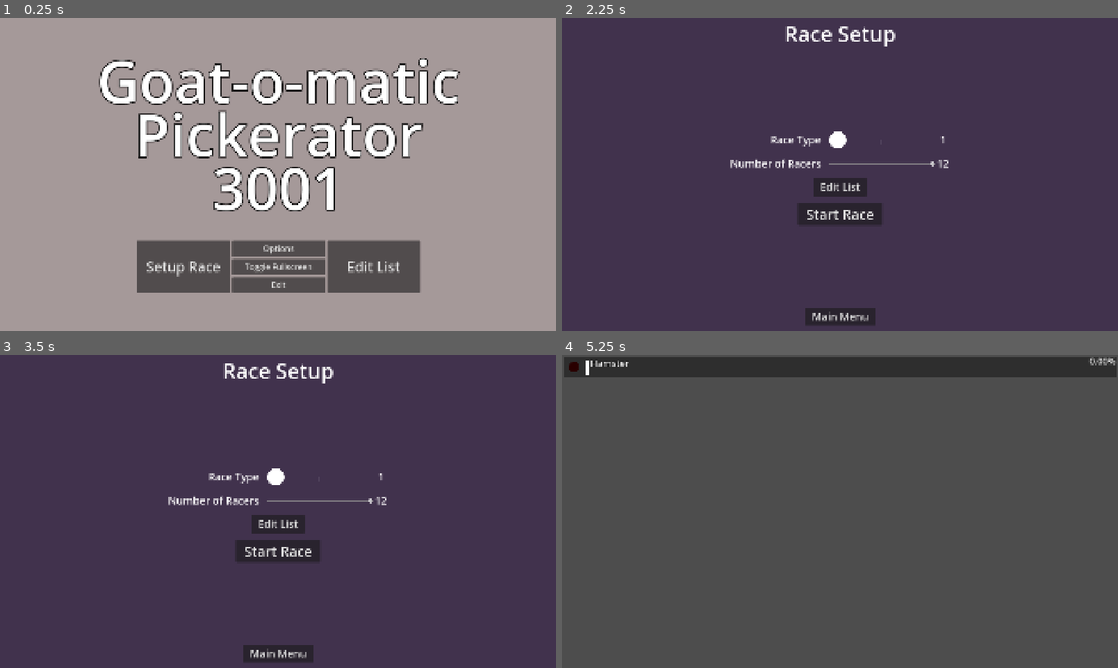
Above: before the commit, frames 1-4 (two rows, left to right).
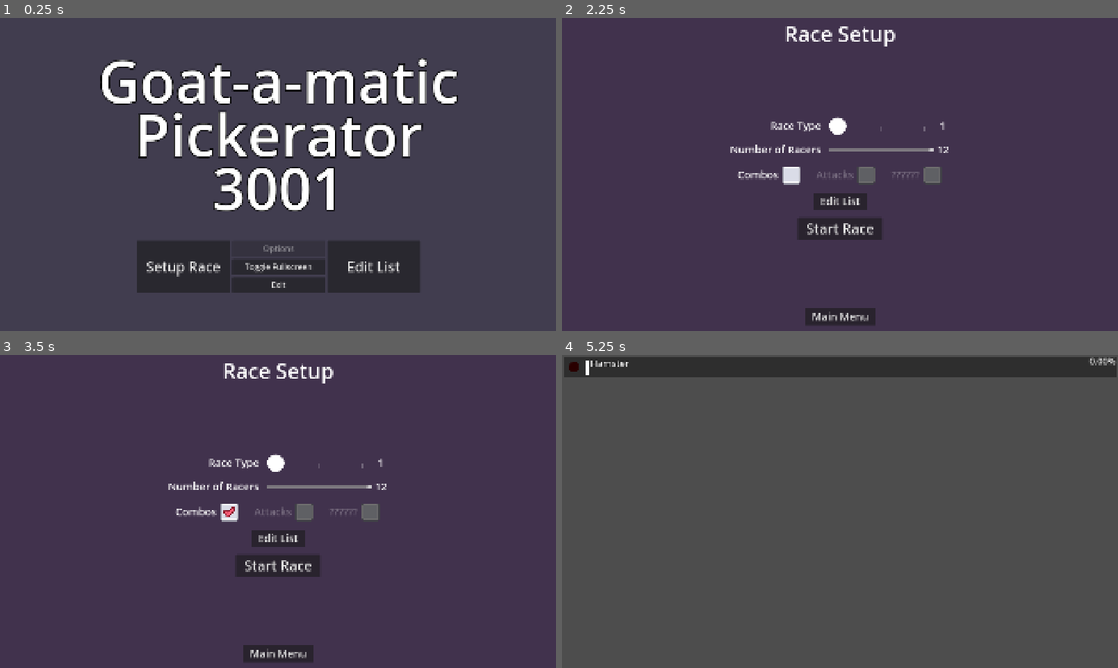
Above: after the commit, the same moments.

Repository: TheGoldenWombat/GoatPicker
Game: Godot game, scene res://hud/menu_controller.tscn
Same seed, same stepped clock (60 frames per second), same inputs: the game is played once before the commit and once after it. This scene is started directly instead of the project's main scene. Sound files missing from this copy of the repository are replaced by a short silence.
Inputs (mouse positions are in pixels of both pictures, inside the frame that each line leads up to):
- Up to frame 1 (0.25 s): no input
- Up to frame 2 (2.25 s): click "Edit List" at 0.5 s; click "DONE" at 1.25 s; click "Setup Race" at 2 s
- Up to frame 3 (3.5 s): click (227, 511) at 2.77 s
- Up to frame 4 (5.25 s): click "Main Menu" at 3.5 s; click "Setup Race" at 4.25 s; click "Start Race" at 5 s

The runs differ from the first frame. In frame 1, 92% of the frame differs, in the area x 0-100%, y 0-100%; in frame 2, 3.7%; in frame 3, 3.7%; in frame 4, nothing differs.

Commit message:
Added combo toggle in race setup menu

Diff:
--- a/hud/main_menu.tscn
+++ b/hud/main_menu.tscn
@@ -23,7 +23,7 @@
 anchor_bottom = 1.0
 grow_horizontal = 2
 grow_vertical = 2
-color = Color(0.647923, 0.598181, 0.600395, 1)
+color = Color(0.254148, 0.2387, 0.31, 1)
 
 [node name="Title" type="Label" parent="."]
 layout_mode = 1
@@ -39,7 +39,7 @@
 grow_horizontal = 2
 grow_vertical = 2
 theme = ExtResource("3_tjwcq")
-text = "Goat-o-matic
+text = "Goat-a-matic
 Pickerator
 3001"
 horizontal_alignment = 1
@@ -83,6 +83,7 @@
 layout_mode = 2
 size_flags_horizontal = 3
 size_flags_vertical = 3
+disabled = true
 text = "Options"
 
 [node name="FullscreenButton" type="Button" parent="PanelContainer/MarginContainer/ButtonGridH/ButtonGridV"]
--- a/hud/menu_controller.gd
+++ b/hud/menu_controller.gd
@@ -112,12 +112,16 @@
 	switch_to_list_editor()
 	edit_return_menu = "race_setup"
 
+
 func _on_race_setup_menu_menu_button_pressed() -> void:
 	switch_to_main_menu()
 
 
 func _on_race_setup_menu_start_race_button_pressed() -> void:
+	race_scene.number_of_racers = race_setup_menu.number_of_racers
+	race_scene.combos_enabled = race_setup_menu.combos_checkbox.button_pressed
+	race_scene.attacks_enabled = race_setup_menu.attacks_checkbox.button_pressed
+
+	var race_type: int = int(race_setup_menu.race_type_slider.value)
 	switch_to_race_scene()
-	race_scene.number_of_racers = race_setup_menu.number_of_racers
-	var race_type: int = int(race_setup_menu.race_type_slider.value)
 	race_scene.setup_race(race_type)
--- a/hud/race_scene.gd
+++ b/hud/race_scene.gd
@@ -35,6 +35,10 @@
 var choices_array: Array
 var racing: bool = false
 var medal_delay: bool = true
+
+# TOGGLES
+var combos_enabled: bool = false
+var attacks_enabled: bool = false
 
 
 ################################################################################
@@ -113,6 +117,8 @@
 			racer.roll_min = 0
 		else: #PULLBACK
 			racer.roll_min = -1
+		racer.combos_enabled = combos_enabled
+		racer.attacks_enabled = attacks_enabled
 		racer.position = Vector2(0,y_offset + padding)
 
 		racer.race_end.connect(on_race_end)
--- a/hud/race_setup_menu.gd
+++ b/hud/race_setup_menu.gd
@@ -5,6 +5,8 @@
 @export var race_mode_label: Label
 @export var num_racers_slider: Slider
 @export var num_racers_label: Label
+@export var combos_checkbox: CheckBox
+@export var attacks_checkbox: CheckBox
 
 var number_of_racers: int = 0
 
--- a/hud/race_setup_menu.tscn
+++ b/hud/race_setup_menu.tscn
@@ -1,8 +1,9 @@
-[gd_scene load_steps=8 format=3 uid="uid://c8m01tw56ovff"]
+[gd_scene load_steps=9 format=3 uid="uid://c8m01tw56ovff"]
 
 [ext_resource type="Script" uid="uid://csqklni8jcf7x" path="res://hud/race_setup_menu.gd" id="1_h0jo7"]
 [ext_resource type="Theme" uid="uid://dpa7dhnrd2tve" path="res://hud/themes/race_setup_theme.tres" id="2_1y5di"]
 [ext_resource type="Texture2D" uid="uid://c0qt68x0egtvo" path="res://circle_mask.png" id="3_t4had"]
+[ext_resource type="Theme" uid="uid://qhhw6a2nwlwb" path="res://hud/themes/checkbox.tres" id="4_3adh0"]
 
 [sub_resource type="StyleBoxFlat" id="StyleBoxFlat_1y5di"]
 bg_color = Color(0.2545, 0.195, 0.3, 1)
@@ -13,7 +14,7 @@
 
 [sub_resource type="StyleBoxEmpty" id="StyleBoxEmpty_1y5di"]
 
-[node name="RaceSetupMenu" type="Control" node_paths=PackedStringArray("race_type_slider", "race_mode_label", "num_racers_slider", "num_racers_label")]
+[node name="RaceSetupMenu" type="Control" node_paths=PackedStringArray("race_type_slider", "race_mode_label", "num_racers_slider", "num_racers_label", "combos_checkbox", "attacks_checkbox")]
 layout_mode = 3
 anchors_preset = 15
 anchor_right = 1.0
@@ -21,10 +22,12 @@
 grow_horizontal = 2
 grow_vertical = 2
 script = ExtResource("1_h0jo7")
-race_type_slider = NodePath("PanelContainer/MarginContainer/GridContainer/CenterPanel/MarginContainer/GridContainer/GridContainer/GridContainer/HBoxContainer/RaceTypeSlider")
-race_mode_label = NodePath("PanelContainer/MarginContainer/GridContainer/CenterPanel/MarginContainer/GridContainer/GridContainer/GridContainer/HBoxContainer/ModeLabel")
-num_racers_slider = NodePath("PanelContainer/MarginContainer/GridContainer/CenterPanel/MarginContainer/GridContainer/GridContainer/GridContainer/HBoxContainer2/NumRacersSlider")
-num_racers_label = NodePath("PanelContainer/MarginContainer/GridContainer/CenterPanel/MarginContainer/GridContainer/GridContainer/GridContainer/HBoxContainer2/NumRacersLabel")
+race_type_slider = NodePath("PanelContainer/MarginContainer/GridContainer/CenterPanel/MarginContainer/CenterContainer/RaceContainer/Sliders/RaceTypeSelector/RaceTypeSlider")
+race_mode_label = NodePath("PanelContainer/MarginContainer/GridContainer/CenterPanel/MarginContainer/CenterContainer/RaceContainer/Sliders/RaceTypeSelector/ModeLabel")
+num_racers_slider = NodePath("PanelContainer/MarginContainer/GridContainer/CenterPanel/MarginContainer/CenterContainer/RaceContainer/Sliders/NumRacersSelector/NumRacersSlider")
+num_racers_label = NodePath("PanelContainer/MarginContainer/GridContainer/CenterPanel/MarginContainer/CenterContainer/RaceContainer/Sliders/NumRacersSelector/NumRacersLabel")
+combos_checkbox = NodePath("PanelContainer/MarginContainer/GridContainer/CenterPanel/MarginContainer/CenterContainer/RaceContainer/Checkboxes/CombosContainer/CombosCheckbox")
+attacks_checkbox = NodePath("PanelContainer/MarginContainer/GridContainer/CenterPanel/MarginContainer/CenterContainer/RaceContainer/Checkboxes/AttacksContainer/AttacksCheckbox")
 
 [node name="PanelContainer" type="PanelContainer" parent="."]
 layout_mode = 1
@@ -38,9 +41,8 @@
 [node name="MarginContainer" type="MarginContainer" parent="PanelContainer"]
 layout_mode = 2
 
-[node name="GridContainer" type="GridContainer" parent="PanelContainer/MarginContainer"]
-layout_mode = 2
-columns = 3
+[node name="GridContainer" type="HBoxContainer" parent="PanelContainer/MarginContainer"]
+layout_mode = 2
 
 [node name="LeftPanel" type="PanelContainer" parent="PanelContainer/MarginContainer/GridContainer"]
 layout_mode = 2
@@ -62,37 +64,37 @@
 theme_override_constants/margin_right = 20
 theme_override_constants/margin_bottom = 20
 
-[node name="GridContainer" type="GridContainer" parent="PanelContainer/MarginContainer/GridContainer/CenterPanel/MarginContainer"]
-layout_mode = 2
-
-[node name="Title" type="Label" parent="PanelContainer/MarginContainer/GridContainer/CenterPanel/MarginContainer/GridContainer"]
+[node name="CenterContainer" type="VBoxContainer" parent="PanelContainer/MarginContainer/GridContainer/CenterPanel/MarginContainer"]
+layout_mode = 2
+
+[node name="Title" type="Label" parent="PanelContainer/MarginContainer/GridContainer/CenterPanel/MarginContainer/CenterContainer"]
 layout_mode = 2
 size_flags_horizontal = 3
 theme_override_font_sizes/font_size = 72
 text = "Race Setup"
 horizontal_alignment = 1
 
-[node name="GridContainer" type="GridContainer" parent="PanelContainer/MarginContainer/GridContainer/CenterPanel/MarginContainer/GridContainer"]
+[node name="RaceContainer" type="GridContainer" parent="PanelContainer/MarginContainer/GridContainer/CenterPanel/MarginContainer/CenterContainer"]
 layout_mode = 2
 size_flags_horizontal = 3
 size_flags_vertical = 6
 
-[node name="GridContainer" type="GridContainer" parent="PanelContainer/MarginContainer/GridContainer/CenterPanel/MarginContainer/GridContainer/GridContainer"]
+[node name="Sliders" type="GridContainer" parent="PanelContainer/MarginContainer/GridContainer/CenterPanel/MarginContainer/CenterContainer/RaceContainer"]
 layout_mode = 2
 size_flags_horizontal = 3
 size_flags_vertical = 3
 columns = 2
 
-[node name="RaceTypeLabel" type="Label" parent="PanelContainer/MarginContainer/GridContainer/CenterPanel/MarginContainer/GridContainer/GridContainer/GridContainer"]
+[node name="RaceTypeLabel" type="Label" parent="PanelContainer/MarginContainer/GridContainer/CenterPanel/MarginContainer/CenterContainer/RaceContainer/Sliders"]
 layout_mode = 2
 text = "Race Type"
 horizontal_alignment = 2
 
-[node name="HBoxContainer" type="HBoxContainer" parent="PanelContainer/MarginContainer/GridContainer/CenterPanel/MarginContainer/GridContainer/GridContainer/GridContainer"]
-layout_mode = 2
-size_flags_horizontal = 3
-
-[node name="RaceTypeSlider" type="HSlider" parent="PanelContainer/MarginContainer/GridContainer/CenterPanel/MarginContainer/GridContainer/GridContainer/GridContainer/HBoxContainer"]
+[node name="RaceTypeSelector" type="HBoxContainer" parent="PanelContainer/MarginContainer/GridContainer/CenterPanel/MarginContainer/CenterContainer/RaceContainer/Sliders"]
+layout_mode = 2
+size_flags_horizontal = 3
+
+[node name="RaceTypeSlider" type="HSlider" parent="PanelContainer/MarginContainer/GridContainer/CenterPanel/MarginContainer/CenterContainer/RaceContainer/Sliders/RaceTypeSelector"]
 layout_mode = 2
 size_flags_horizontal = 3
 size_flags_vertical = 4
@@ -105,22 +107,22 @@
 tick_count = 3
 ticks_on_borders = true
 
-[node name="ModeLabel" type="Label" parent="PanelContainer/MarginContainer/GridContainer/CenterPanel/MarginContainer/GridContainer/GridContainer/GridContainer/HBoxContainer"]
+[node name="ModeLabel" type="Label" parent="PanelContainer/MarginContainer/GridContainer/CenterPanel/MarginContainer/CenterContainer/RaceContainer/Sliders/RaceTypeSelector"]
 custom_minimum_size = Vector2(50, 0)
 layout_mode = 2
 text = "1"
 horizontal_alignment = 1
 
-[node name="NumRacersLabel" type="Label" parent="PanelContainer/MarginContainer/GridContainer/CenterPanel/MarginContainer/GridContainer/GridContainer/GridContainer"]
+[node name="NumRacersLabel" type="Label" parent="PanelContainer/MarginContainer/GridContainer/CenterPanel/MarginContainer/CenterContainer/RaceContainer/Sliders"]
 layout_mode = 2
 text = "Number of Racers"
 horizontal_alignment = 2
 
-[node name="HBoxContainer2" type="HBoxContainer" parent="PanelContainer/MarginContainer/GridContainer/CenterPanel/MarginContainer/GridContainer/GridContainer/GridContainer"]
-layout_mode = 2
-size_flags_horizontal = 3
-
-[node name="NumRacersSlider" type="HSlider" parent="PanelContainer/MarginContainer/GridContainer/CenterPanel/MarginContainer/GridContainer/GridContainer/GridContainer/HBoxContainer2"]
+[node name="NumRacersSelector" type="HBoxContainer" parent="PanelContainer/MarginContainer/GridContainer/CenterPanel/MarginContainer/CenterContainer/RaceContainer/Sliders"]
+layout_mode = 2
+size_flags_horizontal = 3
+
+[node name="NumRacersSlider" type="HSlider" parent="PanelContainer/MarginContainer/GridContainer/CenterPanel/MarginContainer/CenterContainer/RaceContainer/Sliders/NumRacersSelector"]
 layout_mode = 2
 size_flags_horizontal = 3
 size_flags_vertical = 4
@@ -128,24 +130,86 @@
 max_value = 12.0
 value = 1.0
 
-[node name="NumRacersLabel" type="Label" parent="PanelContainer/MarginContainer/GridContainer/CenterPanel/MarginContainer/GridContainer/GridContainer/GridContainer/HBoxContainer2"]
+[node name="NumRacersLabel" type="Label" parent="PanelContainer/MarginContainer/GridContainer/CenterPanel/MarginContainer/CenterContainer/RaceContainer/Sliders/NumRacersSelector"]
 custom_minimum_size = Vector2(50, 0)
 layout_mode = 2
 text = "0"
 horizontal_alignment = 1
 
-[node name="EditListButton" type="Button" parent="PanelContainer/MarginContainer/GridContainer/CenterPanel/MarginContainer/GridContainer/GridContainer"]
+[node name="Checkboxes" type="GridContainer" parent="PanelContainer/MarginContainer/GridContainer/CenterPanel/MarginContainer/CenterContainer/RaceContainer"]
+layout_mode = 2
+size_flags_horizontal = 4
+size_flags_vertical = 4
+theme_override_constants/h_separation = 50
+columns = 3
+
+[node name="CombosContainer" type="HBoxContainer" parent="PanelContainer/MarginContainer/GridContainer/CenterPanel/MarginContainer/CenterContainer/RaceContainer/Checkboxes"]
+layout_mode = 2
+size_flags_horizontal = 3
+alignment = 1
+
+[node name="CombosLabel" type="Label" parent="PanelContainer/MarginContainer/GridContainer/CenterPanel/MarginContainer/CenterContainer/RaceContainer/Checkboxes/CombosContainer"]
+layout_mode = 2
+text = "Combos"
+horizontal_alignment = 2
+
+[node name="CombosCheckbox" type="CheckBox" parent="PanelContainer/MarginContainer/GridContainer/CenterPanel/MarginContainer/CenterContainer/RaceContainer/Checkboxes/CombosContainer"]
+layout_mode = 2
+size_flags_horizontal = 4
+size_flags_vertical = 4
+theme = ExtResource("4_3adh0")
+
+[node name="AttacksContainer" type="HBoxContainer" parent="PanelContainer/MarginContainer/GridContainer/CenterPanel/MarginContainer/CenterContainer/RaceContainer/Checkboxes"]
+layout_mode = 2
+size_flags_horizontal = 3
+alignment = 1
+
+[node name="AttacksLabel" type="Label" parent="PanelContainer/MarginContainer/GridContainer/CenterPanel/MarginContainer/CenterContainer/RaceContainer/Checkboxes/AttacksContainer"]
+layout_mode = 2
+theme_override_colors/font_color = Color(1, 1, 1, 0.27451)
+text = "Attacks"
+horizontal_alignment = 2
+
+[node name="AttacksCheckbox" type="CheckBox" parent="PanelContainer/MarginContainer/GridContainer/CenterPanel/MarginContainer/CenterContainer/RaceContainer/Checkboxes/AttacksContainer"]
+layout_mode = 2
+size_flags_horizontal = 4
+size_flags_vertical = 4
+theme = ExtResource("4_3adh0")
+disabled = true
+
+[node name="UnusedContainer" type="HBoxContainer" parent="PanelContainer/MarginContainer/GridContainer/CenterPanel/MarginContainer/CenterContainer/RaceContainer/Checkboxes"]
+layout_mode = 2
+size_flags_horizontal = 3
+alignment = 1
+
+[node name="UnusedLabel" type="Label" parent="PanelContainer/MarginContainer/GridContainer/CenterPanel/MarginContainer/CenterContainer/RaceContainer/Checkboxes/UnusedContainer"]
+layout_mode = 2
+theme_override_colors/font_color = Color(1, 1, 1, 0.27451)
+text = "??????"
+horizontal_alignment = 2
+
+[node name="UnusedCheckbox" type="CheckBox" parent="PanelContainer/MarginContainer/GridContainer/CenterPanel/MarginContainer/CenterContainer/RaceContainer/Checkboxes/UnusedContainer"]
+layout_mode = 2
+size_flags_horizontal = 4
+size_flags_vertical = 4
+theme = ExtResource("4_3adh0")
+disabled = true
+
+[node name="Buttons" type="VBoxContainer" parent="PanelContainer/MarginContainer/GridContainer/CenterPanel/MarginContainer/CenterContainer/RaceContainer"]
+layout_mode = 2
+
+[node name="EditListButton" type="Button" parent="PanelContainer/MarginContainer/GridContainer/CenterPanel/MarginContainer/CenterContainer/RaceContainer/Buttons"]
 layout_mode = 2
 size_flags_horizontal = 4
 text = "  Edit List  "
 
-[node name="StartRaceButton" type="Button" parent="PanelContainer/MarginContainer/GridContainer/CenterPanel/MarginContainer/GridContainer/GridContainer"]
+[node name="StartRaceButton" type="Button" parent="PanelContainer/MarginContainer/GridContainer/CenterPanel/MarginContainer/CenterContainer/RaceContainer/Buttons"]
 layout_mode = 2
 size_flags_horizontal = 4
 theme_override_font_sizes/font_size = 48
 text = "  Start Race  "
 
-[node name="MainMenuButton" type="Button" parent="PanelContainer/MarginContainer/GridContainer/CenterPanel/MarginContainer/GridContainer"]
+[node name="MainMenuButton" type="Button" parent="PanelContainer/MarginContainer/GridContainer/CenterPanel/MarginContainer/CenterContainer"]
 layout_mode = 2
 size_flags_horizontal = 4
 size_flags_vertical = 8
@@ -157,8 +221,8 @@
 size_flags_vertical = 3
 theme_override_styles/panel = SubResource("StyleBoxEmpty_1y5di")
 
-[connection signal="value_changed" from="PanelContainer/MarginContainer/GridContainer/CenterPanel/MarginContainer/GridContainer/GridContainer/GridContainer/HBoxContainer/RaceTypeSlider" to="." method="_on_race_type_slider_value_changed"]
-[connection signal="value_changed" from="PanelContainer/MarginContainer/GridContainer/CenterPanel/MarginContainer/GridContainer/GridContainer/GridContainer/HBoxContainer2/NumRacersSlider" to="." method="_on_num_racers_slider_value_changed"]
-[connection signal="pressed" from="PanelContainer/MarginContainer/GridContainer/CenterPanel/MarginContainer/GridContainer/GridContainer/EditListButton" to="." method="_on_edit_list_button_pressed"]
-[connection signal="pressed" from="PanelContainer/MarginContainer/GridContainer/CenterPanel/MarginContainer/GridContainer/GridContainer/StartRaceButton" to="." method="_on_start_race_button_pressed"]
-[connection signal="pressed" from="PanelContainer/MarginContainer/GridContainer/CenterPanel/MarginContainer/GridContainer/MainMenuButton" to="." method="_on_main_menu_button_pressed"]
+[connection signal="value_changed" from="PanelContainer/MarginContainer/GridContainer/CenterPanel/MarginContainer/CenterContainer/RaceContainer/Sliders/RaceTypeSelector/RaceTypeSlider" to="." method="_on_race_type_slider_value_changed"]
+[connection signal="value_changed" from="PanelContainer/MarginContainer/GridContainer/CenterPanel/MarginContainer/CenterContainer/RaceContainer/Sliders/NumRacersSelector/NumRacersSlider" to="." method="_on_num_racers_slider_value_changed"]
+[connection signal="pressed" from="PanelContainer/MarginContainer/GridContainer/CenterPanel/MarginContainer/CenterContainer/RaceContainer/Buttons/EditListButton" to="." method="_on_edit_list_button_pressed"]
+[connection signal="pressed" from="PanelContainer/MarginContainer/GridContainer/CenterPanel/MarginContainer/CenterContainer/RaceContainer/Buttons/StartRaceButton" to="." method="_on_start_race_button_pressed"]
+[connection signal="pressed" from="PanelContainer/MarginContainer/GridContainer/CenterPanel/MarginContainer/CenterContainer/MainMenuButton" to="." method="_on_main_menu_button_pressed"]
--- /dev/null
+++ b/hud/themes/checkbox.tres
@@ -0,0 +1,13 @@
+[gd_resource type="Theme" load_steps=5 format=3 uid="uid://qhhw6a2nwlwb"]
+
+[ext_resource type="Texture2D" uid="uid://bblvbvworwhrp" path="res://hud/checkbox/check_square_grey_checkmark.png" id="1_tpdwf"]
+[ext_resource type="Texture2D" uid="uid://dd8ru3dq8s35j" path="res://hud/checkbox/check_square_grey.png" id="2_kb1jm"]
+[ext_resource type="Texture2D" uid="uid://h3d2jrhptnmm" path="res://hud/checkbox/check_square_grey_disabled.png" id="3_kb1jm"]
+
+[sub_resource type="StyleBoxEmpty" id="StyleBoxEmpty_kb1jm"]
+
+[resource]
+CheckBox/icons/checked = ExtResource("1_tpdwf")
+CheckBox/icons/unchecked = ExtResource("2_kb1jm")
+CheckBox/icons/unchecked_disabled = ExtResource("3_kb1jm")
+CheckBox/styles/focus = SubResource("StyleBoxEmpty_kb1jm")
--- a/hud/themes/race_setup_theme.tres
+++ b/hud/themes/race_setup_theme.tres
@@ -6,5 +6,7 @@
 Button/font_sizes/font_size = 36
 GridContainer/constants/h_separation = 25
 GridContainer/constants/v_separation = 25
+HBoxContainer/constants/separation = 8
 Label/font_sizes/font_size = 36
 PanelContainer/styles/panel = SubResource("StyleBoxEmpty_6va0s")
+VBoxContainer/constants/separation = 25
--- a/racer.gd
+++ b/racer.gd
@@ -100,6 +100,10 @@
 var meter_percent: float
 var list_path: String = "user://choices.list"
 var reel_timer: float = 0
+
+# TOGGLES
+var combos_enabled: bool = false
+var attacks_enabled: bool = false
 
 
 ################################################################################
@@ -317,5 +321,5 @@
 func _on_roll_timer_timeout() -> void:
 	randomize_roll_timer_wait()
 	update_current_roll()
-	combo_check()
+	if combos_enabled: combo_check()
 	previous_roll = current_roll
Binary file added: hud/checkbox/check_square_grey.png
Not shown, added: hud/checkbox/check_square_grey.png.import
Binary file added: hud/checkbox/check_square_grey_checkmark.png
Not shown, added: hud/checkbox/check_square_grey_checkmark.png.import
Binary file added: hud/checkbox/check_square_grey_disabled.png
Not shown, added: hud/checkbox/check_square_grey_disabled.png.import
